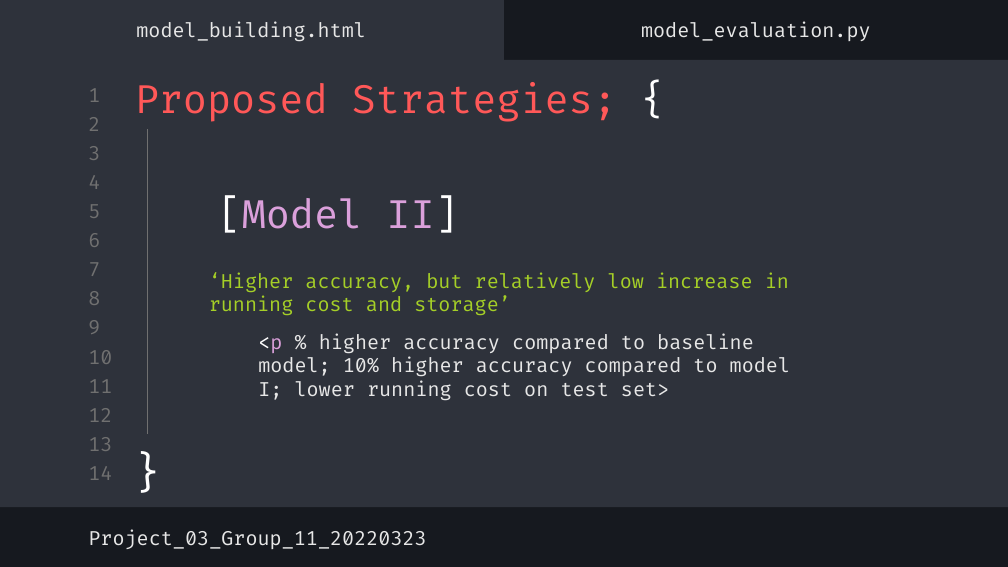
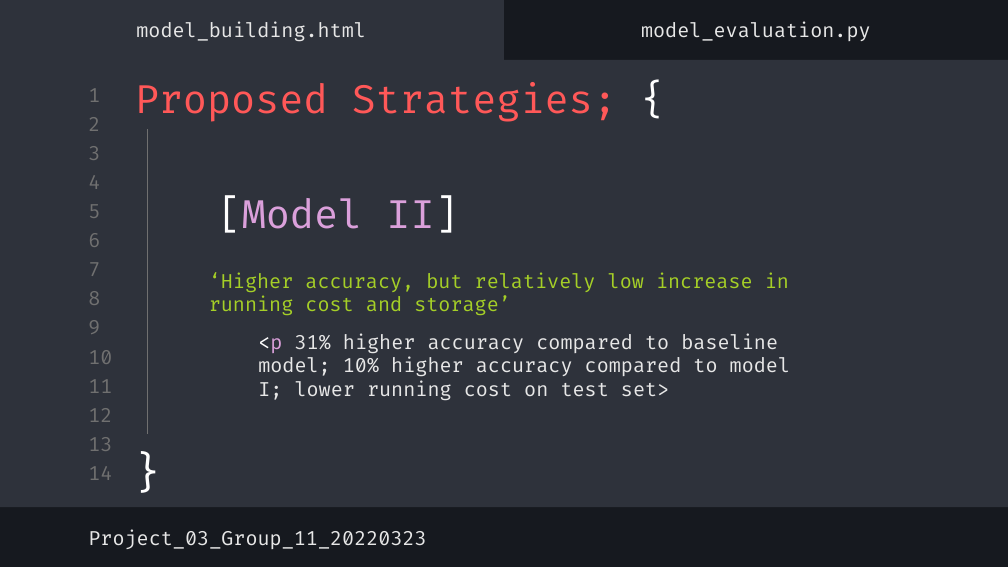
Before and after one commit to TZstatsADS/spring-2022-prj3-group11, a slide deck: slide 3 of doc/project3_group11_presentation.pptx. Drawn at 1008x567 pixels with LibreOffice and Linux fonts; fonts in the diff are those of the drawing. Boxes give left, top, right and bottom in pixels: in the first picture for what was removed or moved away, otherwise in the second. Text is boxed around its words. In the diff, an @@ line names an element or a change of style, - is before the commit and + after.

Commit message:
presentation slides

```diff
--- a/doc/project3_group11_presentation.pptx
+++ b/doc/project3_group11_presentation.pptx
@@ subtitle at (258,333,790,401): text changed @@
-<p % higher accuracy compared to baseline model; 10% higher accuracy compared to model I; lower running cost on test set>
+<p 31% higher accuracy compared to baseline model; 10% higher accuracy compared to model I; lower running cost on test set>
```
Also in this commit, not shown: 1 other slide changed, 1 other file.
